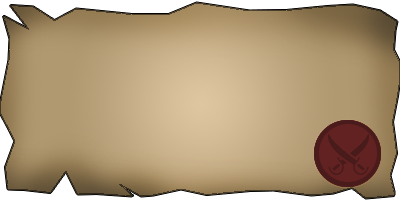
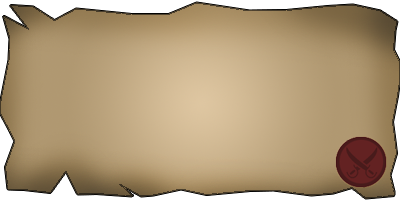
Layered file, before and after one edit (w=400, h=200). Changes by layer:
painted on "Слой 2" over [313, 119, 387, 188]
